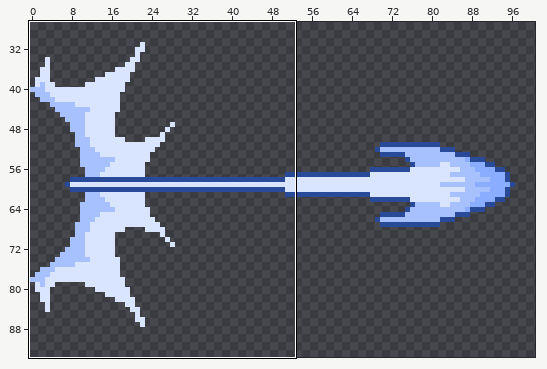
File history of a pixel-art file, 과거시험 시제/이미지 작업/player/skill/arrow/sp_pl_sk111Ef.aseprite. The picture above shows the old version from afar; the outline marks the close-up.
Close-up. Before the commit:
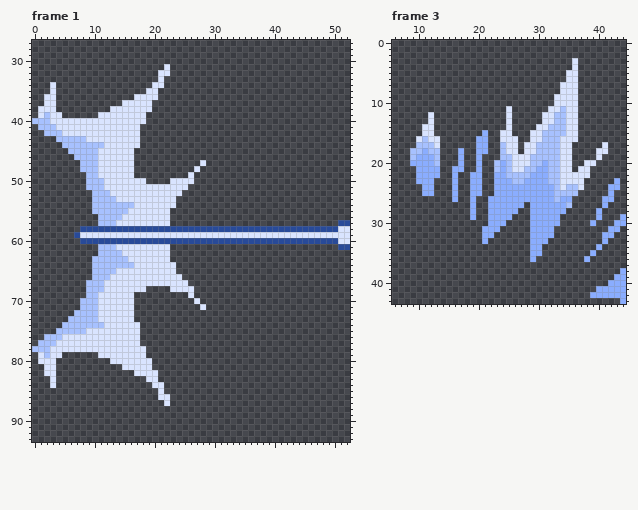
256x128 pixels, 6 frames. Shown: frame 1: x 0..52, y 27..93; frame 3: x 6..44, y 0..43. The wide view leaves out empty margins. The commit also changed other frames or places, which this record leaves out.
After the commit:
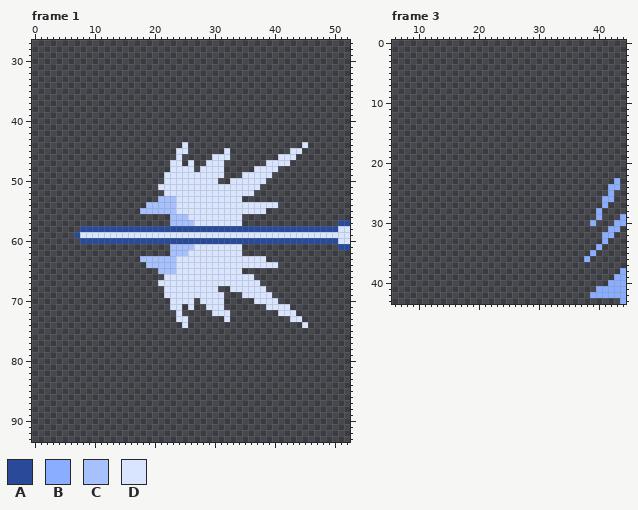
Palette (. is transparent): A #284a99  B #8aadff  C #a7c1ff  D #d9e4ff
What changed:
--- frame 1, layer "Layer 2"
@@ x 0..52 @@
 30 .....................................................
-31 ......................D..............................
-32 .....................DD..............................
-33 .....................D...............................
-34 ...D................DD...............................
-35 ...D...............DD................................
-36 ..DD.............DDDD................................
-37 ..DD...........DDDDD.................................
-38 .DDD.........DDDDDDD.................................
-39 .DCDD......DDDDDDDD..................................
-40 CCCDDDDDDDDDDDDDDDD..................................
-41 .CCCDDDDDDDDDDDDDD...................................
-42 ..CCCDDDDDDDDDDDDD...................................
-43 ....CCCCCDDDDDDDDD...................................
-44 .....CCCCCCCDDDDDD...................................
-45 ......CCCCCDDDDDD....................................
-46 .......CCCCDDDDDD....................................
-47 ........CCCDDDDDD...........D........................
-48 ........CCCDDDDDD..........D.........................
-49 .........CCDDDDDD.........D..........................
-50 .........CCCDDDDDDD....DDDD..........................
-51 .........CCCDDDDDDDDDDDDDD...........................
-52 ..........CCCDDDDDDDDDDDD............................
-53 ..........CCCCDDDDDDDDDD.............................
-54 ..........CCCCCCCDDDDDDD.............................
-55 ..........CCCCCCDDDDDDD..............................
-56 ...........CCCCDDDDDDDD..............................
-57 ...........CCCDDDDDDDDD............................AA
+31 .....................................................
+32 .....................................................
+33 .....................................................
+34 .....................................................
+35 .....................................................
+36 .....................................................
+37 .....................................................
+38 .....................................................
+39 .....................................................
+40 .....................................................
+41 .....................................................
+42 .....................................................
+43 .....................................................
+44 .........................D...................D.......
+45 ........................DD......D..........DD........
+46 ........................D.....DDD........DDD.........
+47 .......................DD.D..DDD.......DDDD..........
+48 .......................DDDD.DDDD.....DDDD............
+49 ......................DDDDDDDDDD...DDDDD.............
+50 ......................DDDDDDDDD..DDDDDD..............
+51 .....................DDDDDDDDDDDDDDDDD...............
+52 ......................DDDDDDDDDDDDDDD................
+53 .....................CCCDDDDDDDDDDD..................
+54 ...................CCCCCDDDDDDDDDDDDDDDDD............
+55 ..................CCCCCCDDDDDDDDDDDDDDD..............
+56 .......................CCCDDDDDDDDD..................
+57 .......................CCCCDDDDDDDD................AA
 58 ........AAAAAAAAAAAAAAAAAAAAAAAAAAAAAAAAAAAAAAAAAAADD
@@ x 0..52 @@
 60 ........AAAAAAAAAAAAAAAAAAAAAAAAAAAAAAAAAAAAAAAAAAADD
-61 ...........CCCDDDDDDDDD............................AA
-62 ...........CCCCDDDDDDDD..............................
-63 ..........CCCCCCDDDDDDD..............................
-64 ..........CCCCCCCDDDDDDD.............................
-65 ..........CCCCDDDDDDDDDD.............................
-66 ..........CCCDDDDDDDDDDDD............................
-67 .........CCCDDDDDDDDDDDDDD...........................
-68 .........CCCDDDDDDD....DDDD..........................
-69 .........CCDDDDDD.........D..........................
-70 ........CCCDDDDDD..........D.........................
-71 ........CCCDDDDDD...........D........................
-72 .......CCCCDDDDDD....................................
-73 ......CCCCCDDDDDD....................................
-74 .....CCCCCCCDDDDDD...................................
-75 ....CCCCCDDDDDDDDD...................................
-76 ..CCCDDDDDDDDDDDDD...................................
-77 .CCCDDDDDDDDDDDDDD...................................
-78 CCCDDDDDDDDDDDDDDDD..................................
-79 .DCDD......DDDDDDDD..................................
-80 .DDD.........DDDDDDD.................................
-81 ..DD...........DDDDD.................................
-82 ..DD.............DDDD................................
-83 ...D...............DD................................
-84 ...D................DD...............................
-85 .....................D...............................
-86 .....................DD..............................
-87 ......................D..............................
+61 .......................CCCCDDDDDDDD................AA
+62 .......................CCCDDDDDDDDD..................
+63 ..................CCCCCCDDDDDDDDDDDDDDD..............
+64 ...................CCCCCDDDDDDDDDDDDDDDDD............
+65 .....................CCCDDDDDDDDDDD..................
+66 ......................DDDDDDDDDDDDDDD................
+67 .....................DDDDDDDDDDDDDDDDD...............
+68 ......................DDDDDDDDD..DDDDDD..............
+69 ......................DDDDDDDDDD...DDDDD.............
+70 .......................DDDD.DDDD.....DDDD............
+71 .......................DD.D..DDD.......DDDD..........
+72 ........................D.....DDD........DDD.........
+73 ........................DD......D..........DD........
+74 .........................D...................D.......
+75 .....................................................
+76 .....................................................
+77 .....................................................
+78 .....................................................
+79 .....................................................
+80 .....................................................
+81 .....................................................
+82 .....................................................
+83 .....................................................
+84 .....................................................
+85 .....................................................
+86 .....................................................
+87 .....................................................
 88 .....................................................
--- frame 3, layer "Layer 2"
@@ x 6..44 @@
  2 .......................................
- 3 ..............................D........
- 4 ..............................D........
- 5 .............................DD........
- 6 .............................DD........
- 7 ............................DDD........
- 8 ............................DDD........
- 9 ...........................DDDD........
-10 ...........................DDDD........
-11 ...................D......DDCDD........
-12 ......D............D.....DDCCDD........
-13 ......D............D.....DDCCDD........
-14 .....DD............D....DDCCCDD........
-15 .....DD........B..DD...DDCCCCDD........
-16 ....DCDD......BB..DDD..DDCCCDDD........
-17 ....CCCD......BB..CDD.DDCCCCDD.....D...
-18 ...CCBCC...B..BB..CDD.DDCCCCDD....DD...
-19 ...CBBBC...B..B...CCDDDCCCCCDD....D....
-20 ...BBBBC...B..B..CBCDDDCCBCCDD..DD.....
-21 ....BBBB..BB..B..CBCDDCCBBCCDD.DD......
-22 ....BBBB..B..BB..BBCCCCBBBCCDDDDD......
-23 ....BBB...B..BB..BBBCCBBBBCCDDDD.....B.
-24 .....BB...B..BB..BBBBBBBBBBCDCCD....BB.
-25 .....BB...B..BB..BBBBBBBBBBCCCC.....B..
-26 ..........B..B..BBBBBBBBBBBCBB.....BB..
-27 .............B..BBBBBB.BBBBBBC.....B...
-28 .............B..BBBBB..BBBBBB.....B....
-29 .............B..BBBB...BBBBB......B...B
-30 ................BBB....BBBBB.....B...BB
-31 ...............BBB.....BBBB.........BB.
-32 ...............BB......BBBB........BB..
-33 ...............B.......BBB.........B...
-34 .......................BB.........B....
-35 .......................BB........B.....
-36 .......................B........B......
+ 3 .......................................
+ 4 .......................................
+ 5 .......................................
+ 6 .......................................
+ 7 .......................................
+ 8 .......................................
+ 9 .......................................
+10 .......................................
+11 .......................................
+12 .......................................
+13 .......................................
+14 .......................................
+15 .......................................
+16 .......................................
+17 .......................................
+18 .......................................
+19 .......................................
+20 .......................................
+21 .......................................
+22 .......................................
+23 .....................................B.
+24 ....................................BB.
+25 ....................................B..
+26 ...................................BB..
+27 ...................................B...
+28 ..................................B....
+29 ..................................B...B
+30 .................................B...BB
+31 ....................................BB.
+32 ...................................BB..
+33 ...................................B...
+34 ..................................B....
+35 .................................B.....
+36 ................................B......
 37 .......................................
